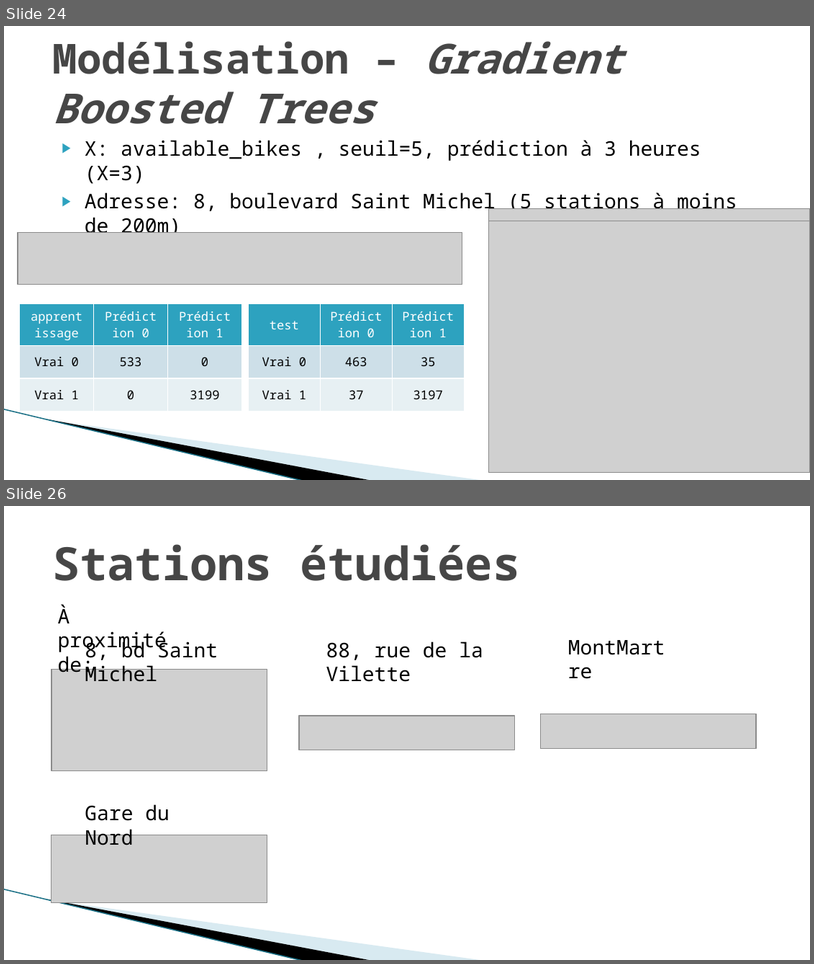
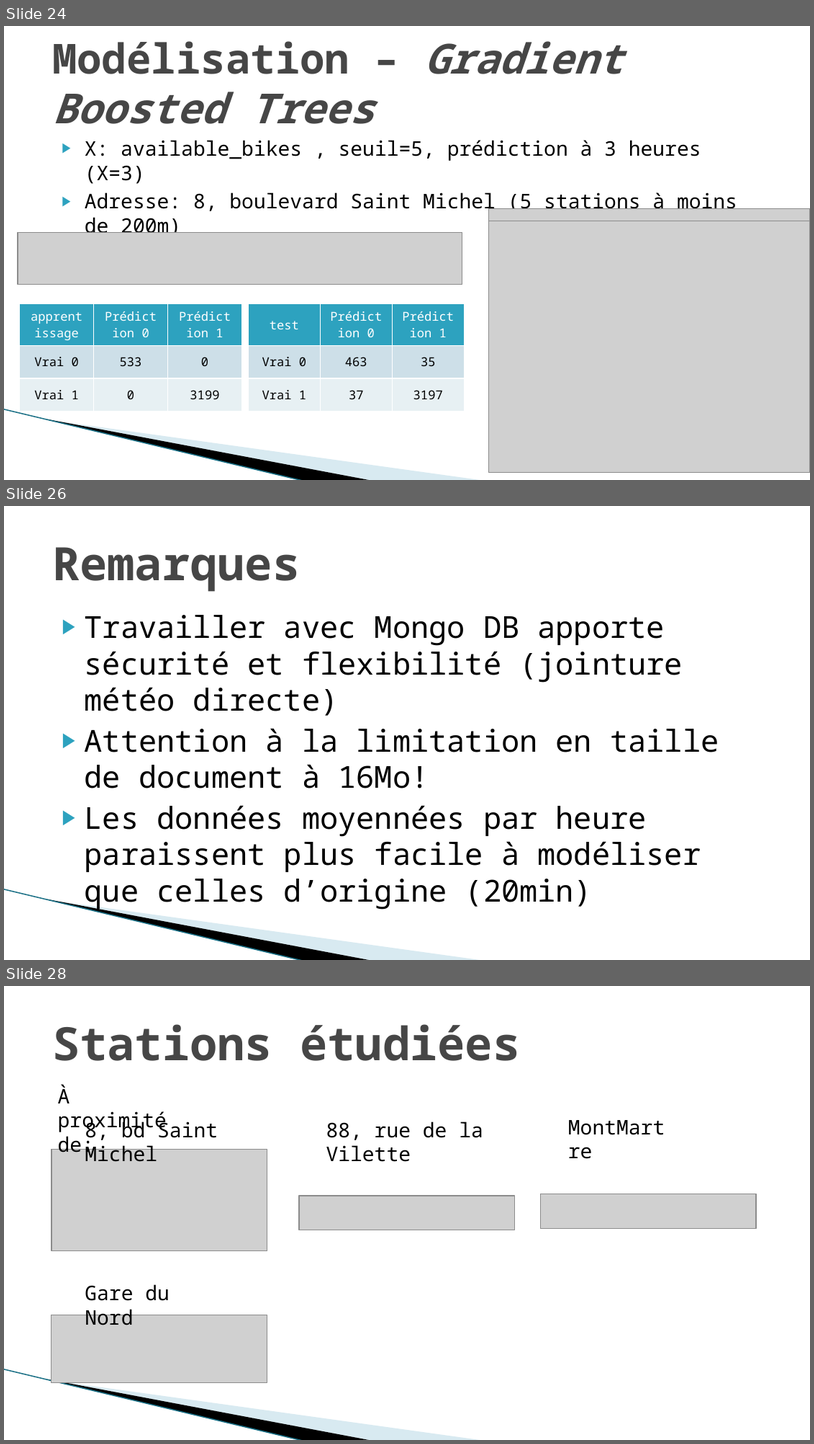
Before and after one commit to DianeBeldame/AppVelib, a slide deck: Presentation v0.3.pptx. Shown one above the other, each under a label of ours: slides 24 and 26 before the commit, slides 24, 26 and 28 after it; the slides between them are not shown. The pictures are 814x964 and 814x1444 pixels, drawn with LibreOffice and Linux fonts; fonts in the diff are those of the drawing; grey boxes stand for pictures; background and template pictures are left out. Boxes give left, top, right and bottom in pixels: in the first picture for what was removed or moved away, otherwise in the second. Text is boxed around its words. In the diff, an @@ line names an element or a change of style, - is before the commit and + after.

```diff
--- a/Presentation v0.3.pptx
+++ b/Presentation v0.3.pptx
@@ slide 26 added at box(4, 506, 810, 960), background #FFFFFF; not listed: 3 template elements that a slide beside it also shows @@
@@ title added at box(52, 547, 300, 592), 41 pt, text #464646, bold @@
+Remarques
@@ text added at box(85, 615, 719, 909), 27 pt, text #000000 @@
+▶ Travailler avec Mongo DB apporte sécurité et flexibilité (jointure météo directe)
+▶ Attention à la limitation en taille de document à 16Mo!
+▶ Les données moyennées par heure paraissent plus facile à modéliser que celles d’origine (20min)
@@ what was slide 26 is now slide 28 @@
```
Also in this commit, not shown: 9 slides changed, 1 other slide added.
